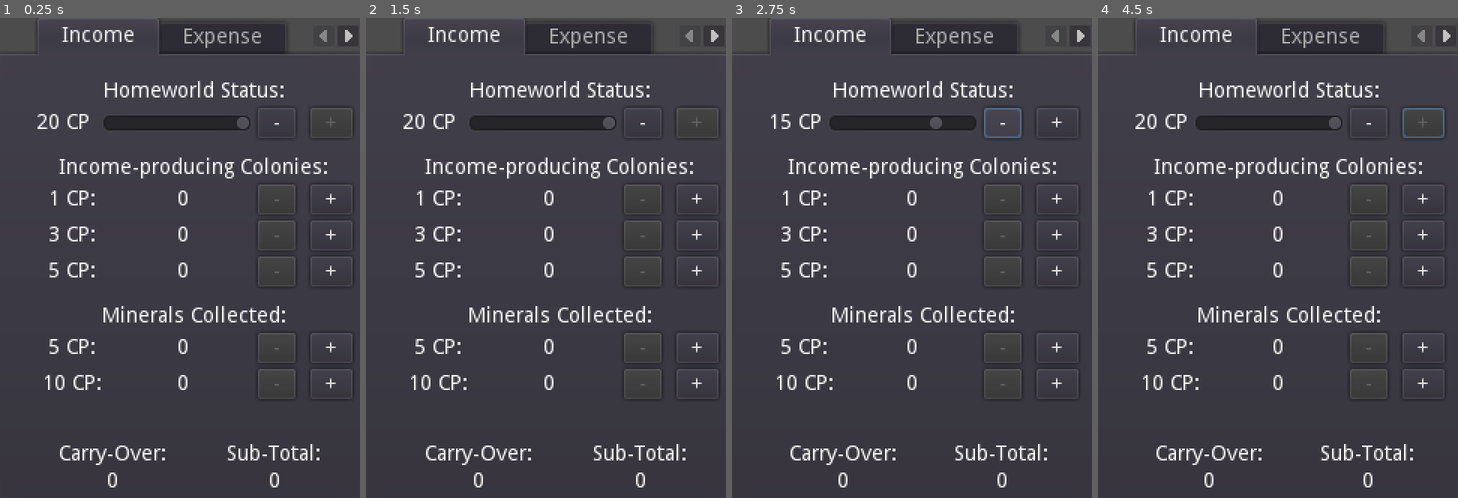
Above: before the commit, frames 1-4 (left to right).
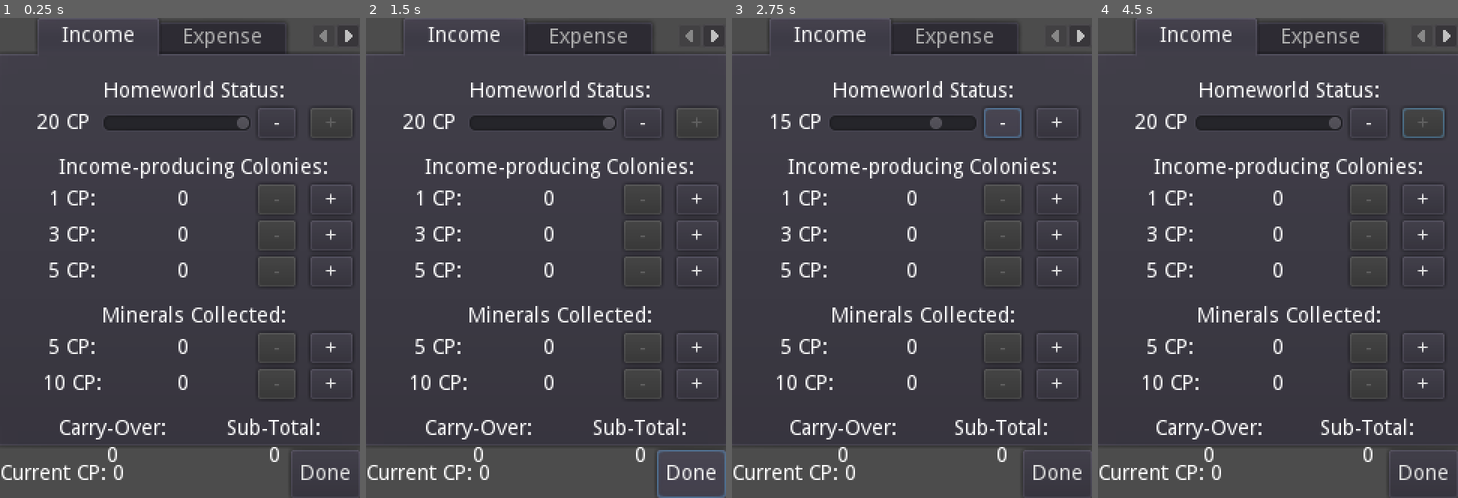
Above: after the commit, the same moments.

Repository: GalaxyCr8r/SpaceEmpires4xHelper
Game: Godot game, scene res://Main.tscn
The game is run twice, just before and just after one commit, with the same random seed, the same clock (stepped at 60 frames per second) and the same inputs. Before the commit the project starts from res://TurnMenus.tscn.
Inputs (mouse positions are in pixels of both pictures, inside the frame that each line leads up to):
- Up to frame 1 (0.25 s): no input
- Up to frame 2 (1.5 s): click (690, 474) at 0.5 s, where only the run after the commit has a clickable "Done"; click (690, 474) at 1.25 s, where only the run after the commit has a clickable "Done"
- Up to frame 3 (2.75 s): click "-" at 2 s
- Up to frame 4 (4.5 s): click "+" at 2.75 s; click "-" at 3.5 s; click "+" at 4.25 s

The runs differ from the first frame. In frame 1, 2.3% of the frame differs, in the area x 0-100%, y 83-98%; in frame 2, 2.4%, in the area x 0-100%, y 83-100%; in frame 3, 2.3%; in frame 4, 2.3%.

Commit message:
Begun adding global class, more refactoring.

Diff:
--- /dev/null
+++ b/EconPhase/Expense/Expense.tscn
@@ -0,0 +1,35 @@
+[gd_scene load_steps=3 format=2]
+
+[ext_resource path="res://Utility/TurnOrderBidRow.tscn" type="PackedScene" id=1]
+[ext_resource path="res://Utility/ScrollBarRow.gd" type="Script" id=2]
+
+[node name="Expense" type="Tabs"]
+visible = false
+anchor_right = 1.0
+anchor_bottom = 1.0
+margin_left = 4.0
+margin_top = 32.0
+margin_right = -4.0
+margin_bottom = -4.0
+
+[node name="VBoxContainer" type="VBoxContainer" parent="."]
+anchor_right = 1.0
+anchor_bottom = 1.0
+
+[node name="VBoxContainer" type="VBoxContainer" parent="VBoxContainer"]
+margin_right = 232.0
+margin_bottom = 38.0
+
+[node name="Label" type="Label" parent="VBoxContainer/VBoxContainer"]
+margin_right = 232.0
+margin_bottom = 14.0
+text = "Turn Order Bid:"
+align = 1
+
+[node name="TurnOrderBidRow" type="HBoxContainer" parent="VBoxContainer/VBoxContainer" instance=ExtResource( 1 )]
+margin_top = 18.0
+margin_right = 232.0
+margin_bottom = 38.0
+alignment = 1
+script = ExtResource( 2 )
+value = 0
--- /dev/null
+++ b/EconPhase/Income/Income.tscn
@@ -0,0 +1,128 @@
+[gd_scene load_steps=7 format=2]
+
+[ext_resource path="res://EconPhase/Income/HomeworldStatusRow.tscn" type="PackedScene" id=1]
+[ext_resource path="res://EconPhase/Income/1CpColonyRow.tscn" type="PackedScene" id=2]
+[ext_resource path="res://EconPhase/Income/3CpColonyRow.tscn" type="PackedScene" id=3]
+[ext_resource path="res://EconPhase/Income/5CpColonyRow.tscn" type="PackedScene" id=4]
+[ext_resource path="res://EconPhase/Income/5CpMineral.tscn" type="PackedScene" id=5]
+[ext_resource path="res://EconPhase/Income/10CpMineral.tscn" type="PackedScene" id=6]
+
+[node name="Income" type="Tabs"]
+anchor_right = 1.0
+anchor_bottom = 1.0
+margin_left = 4.0
+margin_top = 32.0
+margin_right = -4.0
+margin_bottom = -4.0
+
+[node name="MarginContainer" type="MarginContainer" parent="."]
+anchor_right = 1.0
+anchor_bottom = 1.0
+margin_left = 20.0
+margin_top = 10.0
+margin_right = -20.0
+
+[node name="IncomeSources" type="VBoxContainer" parent="MarginContainer"]
+margin_right = 211.0
+margin_bottom = 274.0
+custom_constants/separation = 13
+
+[node name="Homeworld" type="VBoxContainer" parent="MarginContainer/IncomeSources"]
+margin_right = 211.0
+margin_bottom = 38.0
+
+[node name="HWStatusLabel" type="Label" parent="MarginContainer/IncomeSources/Homeworld"]
+margin_right = 211.0
+margin_bottom = 14.0
+text = "Homeworld Status:"
+align = 1
+
+[node name="HomeworldStatusRow" parent="MarginContainer/IncomeSources/Homeworld" instance=ExtResource( 1 )]
+margin_right = 211.0
+
+[node name="Colonies" type="VBoxContainer" parent="MarginContainer/IncomeSources"]
+margin_top = 51.0
+margin_right = 211.0
+margin_bottom = 137.0
+
+[node name="Title" type="Label" parent="MarginContainer/IncomeSources/Colonies"]
+margin_right = 211.0
+margin_bottom = 14.0
+text = "Income-producing Colonies:"
+align = 1
+
+[node name="1CpColonyRow" parent="MarginContainer/IncomeSources/Colonies" instance=ExtResource( 2 )]
+margin_right = 211.0
+
+[node name="3CpColonyRow" parent="MarginContainer/IncomeSources/Colonies" instance=ExtResource( 3 )]
+margin_top = 42.0
+margin_right = 211.0
+margin_bottom = 62.0
+
+[node name="5CpColonyRow" parent="MarginContainer/IncomeSources/Colonies" instance=ExtResource( 4 )]
+margin_top = 66.0
+margin_right = 211.0
+margin_bottom = 86.0
+
+[node name="Minerals" type="VBoxContainer" parent="MarginContainer/IncomeSources"]
+editor/display_folded = true
+margin_top = 150.0
+margin_right = 211.0
+margin_bottom = 229.0
+size_flags_vertical = 3
+
+[node name="Label" type="Label" parent="MarginContainer/IncomeSources/Minerals"]
+margin_right = 211.0
+margin_bottom = 14.0
+text = "Minerals Collected:"
+align = 1
+
+[node name="5CpMineral" parent="MarginContainer/IncomeSources/Minerals" instance=ExtResource( 5 )]
+margin_right = 211.0
+
+[node name="10CpMineral" parent="MarginContainer/IncomeSources/Minerals" instance=ExtResource( 6 )]
+margin_top = 42.0
+margin_right = 211.0
+margin_bottom = 62.0
+
+[node name="Misc" type="HBoxContainer" parent="MarginContainer/IncomeSources"]
+margin_top = 242.0
+margin_right = 211.0
+margin_bottom = 274.0
+
+[node name="CarryOver" type="VBoxContainer" parent="MarginContainer/IncomeSources/Misc"]
+margin_right = 103.0
+margin_bottom = 32.0
+size_flags_horizontal = 3
+
+[node name="Title" type="Label" parent="MarginContainer/IncomeSources/Misc/CarryOver"]
+margin_right = 103.0
+margin_bottom = 14.0
+text = "Carry-Over:"
+align = 1
+
+[node name="Amount" type="Label" parent="MarginContainer/IncomeSources/Misc/CarryOver"]
+margin_top = 18.0
+margin_right = 103.0
+margin_bottom = 32.0
+text = "0"
+align = 1
+
+[node name="SubTotal" type="VBoxContainer" parent="MarginContainer/IncomeSources/Misc"]
+margin_left = 107.0
+margin_right = 211.0
+margin_bottom = 32.0
+size_flags_horizontal = 3
+
+[node name="Title" type="Label" parent="MarginContainer/IncomeSources/Misc/SubTotal"]
+margin_right = 104.0
+margin_bottom = 14.0
+text = "Sub-Total:"
+align = 1
+
+[node name="Amount" type="Label" parent="MarginContainer/IncomeSources/Misc/SubTotal"]
+margin_top = 18.0
+margin_right = 104.0
+margin_bottom = 32.0
+text = "0"
+align = 1
--- /dev/null
+++ b/Global.gd
@@ -0,0 +1,12 @@
+extends Node
+
+export var STARTING_SCOUTS := 3
+
+var remainingCp := 0
+var technology = {}
+var lastTurnOrderBid := 0
+onready var currentMaintance := STARTING_SCOUTS
+
+# Called when the node enters the scene tree for the first time.
+func _ready():
+	pass # Replace with function body.
--- a/Main.tscn
+++ b/Main.tscn
@@ -2,22 +2,39 @@
 
 [ext_resource path="res://TurnMenus.tscn" type="PackedScene" id=1]
 
-[node name="MainScreen" type="Node2D"]
-
-[node name="MarginContainer" type="MarginContainer" parent="."]
+[node name="MainScreen" type="VBoxContainer"]
 anchor_right = 1.0
 anchor_bottom = 1.0
-margin_right = 480.0
-margin_bottom = 640.0
 
-[node name="HBoxContainer" type="HBoxContainer" parent="MarginContainer"]
-margin_right = 480.0
-margin_bottom = 640.0
+[node name="VBoxContainer" type="VBoxContainer" parent="."]
+margin_right = 240.0
+margin_bottom = 320.0
+size_flags_horizontal = 3
+size_flags_vertical = 3
+
+[node name="TurnMenus" parent="VBoxContainer" instance=ExtResource( 1 )]
+anchor_right = 0.0
+anchor_bottom = 0.0
+margin_right = 240.0
+margin_bottom = 284.0
+size_flags_vertical = 3
+
+[node name="HBoxContainer" type="HBoxContainer" parent="VBoxContainer"]
+margin_top = 288.0
+margin_right = 240.0
+margin_bottom = 320.0
+rect_min_size = Vector2( 0, 32 )
 alignment = 1
 
-[node name="TurnMenus" parent="MarginContainer/HBoxContainer" instance=ExtResource( 1 )]
-anchor_right = 0.0
-anchor_bottom = 0.0
-margin_left = 240.0
+[node name="Label" type="Label" parent="VBoxContainer/HBoxContainer"]
+margin_top = 9.0
+margin_right = 190.0
+margin_bottom = 23.0
+size_flags_horizontal = 3
+text = "Current CP: 0"
+
+[node name="Button" type="Button" parent="VBoxContainer/HBoxContainer"]
+margin_left = 194.0
 margin_right = 240.0
-margin_bottom = 640.0
+margin_bottom = 32.0
+text = "Done"
--- a/project.godot
+++ b/project.godot
@@ -33,8 +33,7 @@
 [application]
 
 config/name="SpaceEmpires4x Helper"
-run/main_scene="res://TurnMenus.tscn"
-run/low_processor_mode=true
+run/main_scene="res://Main.tscn"
 config/icon="res://icon.png"
 
 [display]
